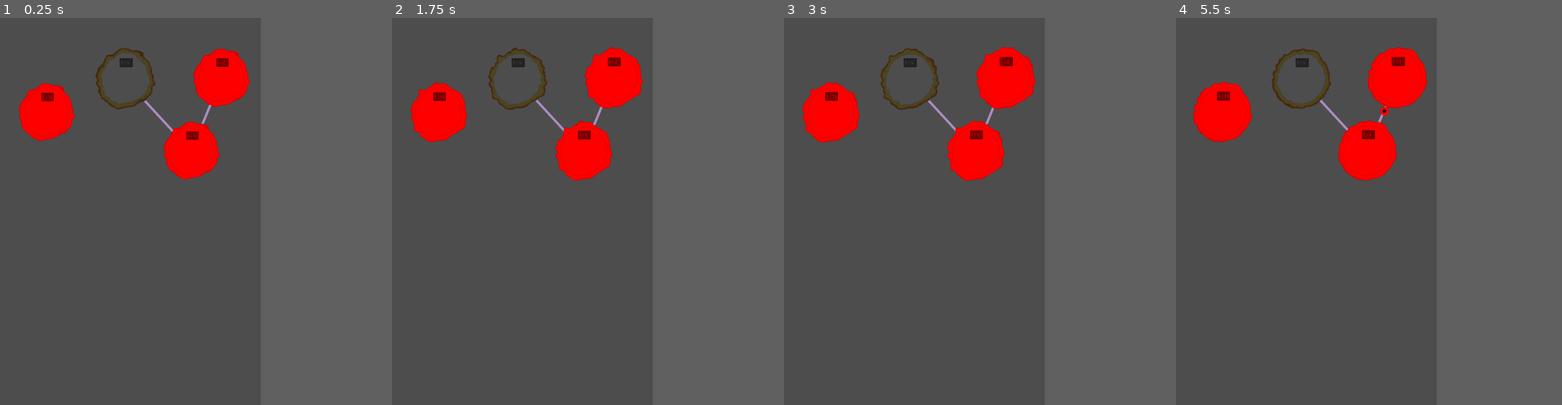
Above: before the commit, frames 1-4 (left to right).
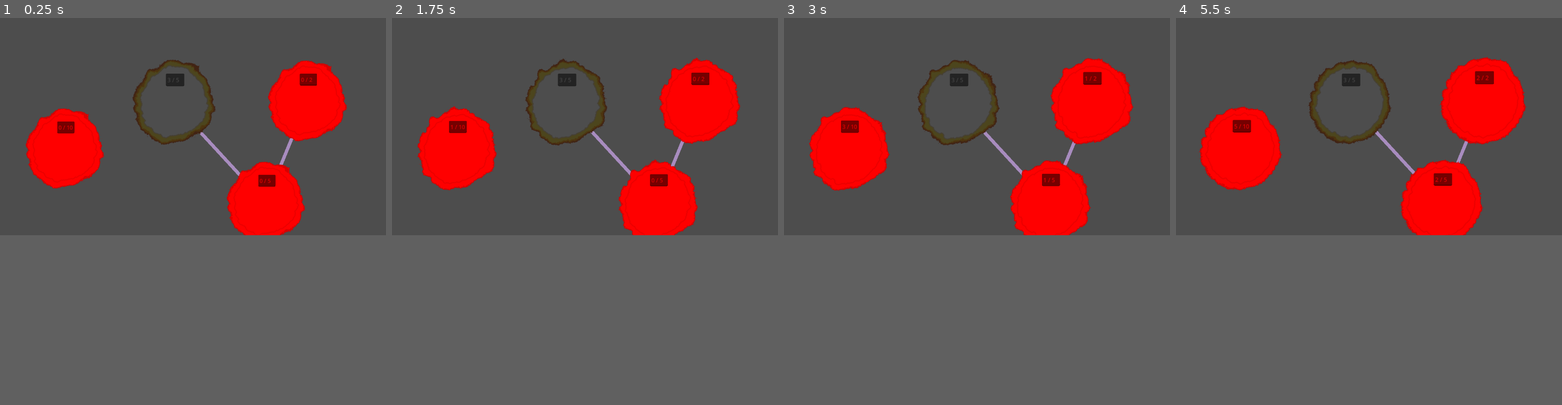
Above: after the commit, the same moments.

Repository: Schoenbm/SpiceWarProject
Game: Godot game, scene res://Scenes/three_cells.tscn
Two runs of this game, one before a commit and one after it. Both use one fixed random seed, a clock stepped at 60 frames per second and the inputs below.
Inputs:
- Up to frame 1 (0.25 s): no input
- Up to frame 2 (1.75 s): no input
- Up to frame 3 (3 s): no input
- Up to frame 4 (5.5 s): no input
In our replay, the window is 540x800 before the commit and 799x449 after it. These sizes can differ from the game's own. Grey fills any space a smaller window leaves; there, only what the larger window draws over its background counts as a difference.

The runs differ from the first frame. In frame 1, 15% of the frame differs, in the area x 4-90%, y 7-57%; in frame 2, 15%; in frame 3, 16%; in frame 4, 16%, in the area x 4-91%, y 7-57%.

Commit message:
alliance

Diff:
--- a/Scripts/PlanetType.gd
+++ b/Scripts/PlanetType.gd
@@ -15,7 +15,20 @@
 	Alliance.YELLOW: Color(1, 1, 0),  # Jaune
 	Alliance.NEUTRAL: Color(0.3, 0.3, 0.3)  # Neutral
 }
+
+static var alliances_string = {
+	Alliance.RED: "red",    # Rouge
+	Alliance.BLUE: "blue",   # Bleu
+	Alliance.GREEN: "green",  # Vert
+	Alliance.YELLOW: "yellow",  # Jaune
+	Alliance.NEUTRAL: "neutral"  # Neutral
+}
 static func get_alliance_color(alliance) -> Color:
 	if alliance in alliances_colors:
 		return alliances_colors[alliance]
 	return Color(1, 1, 1)
+
+static func get_alliance_name(alliance) -> String:
+	if alliance in alliances_colors:
+		return alliances_string[alliance]
+	return "Unknown"
--- a/Scripts/planet.gd
+++ b/Scripts/planet.gd
@@ -40,7 +40,7 @@
 	pass
 
 func produce_ships(delta: float) -> void:
-	if(number_of_ships < max_ships) :
+	if(number_of_ships <= max_ships) :
 		current_ship_production += delta * ship_speed_production
 		if(current_ship_production >= 1):
 			number_of_ships += 1
--- a/Scripts/road.gd
+++ b/Scripts/road.gd
@@ -4,7 +4,8 @@
 
 class_name Road
 @export var max_capacity = 3
-var current_ships_number = 0
+var current_ships_number_alliance1 = 0
+var current_ships_number_alliance2 = 0
 
 @export var planet1 : Planet
 @export var planet2 : Planet
@@ -30,8 +31,8 @@
 	pass # Replace with function body.
 
 func send_ship(sender : Planet) -> void:
-	if(current_ships_number < max_capacity):
-		current_ships_number += 1
+	if(check_road_full_by_alliance(sender.alliance)):
+		incr_ships_number_by_alliance(sender.alliance)
 		sender.number_of_ships -= 1
 		var destination : Planet
 		if(sender == planet1):
@@ -39,8 +40,32 @@
 		else:
 			destination = planet1
 		var new_ship = Ship.create_ship(destination,sender)
-		new_ship.name = "ship" + str(current_ships_number)
+		new_ship.name = "ship" + PlanetType.get_alliance_name(sender.alliance) + str(get_current_ships_number_by_alliance(sender.alliance)) #TODO EURK
 		add_child(new_ship)
 
-func remove_ship() :
-	current_ships_number -= 1
+
+#TODO IMRPOVE ?
+func remove_ship_by_alliance(alliance: PlanetType.Alliance) -> void:
+	if(alliance == planet1.alliance):
+		current_ships_number_alliance1 -= 1
+	else:
+		current_ships_number_alliance2 -= 1
+
+
+func incr_ships_number_by_alliance(alliance: PlanetType.Alliance) -> void:
+	if(alliance == planet1.alliance):
+		current_ships_number_alliance1 += 1
+	else:
+		current_ships_number_alliance2 += 1
+
+func check_road_full_by_alliance(alliance: PlanetType.Alliance) -> bool:
+	if(alliance == planet1.alliance):
+		return current_ships_number_alliance1 <= max_capacity
+	else:
+		return current_ships_number_alliance2 <= max_capacity
+
+func get_current_ships_number_by_alliance(alliance: PlanetType.Alliance) -> int:
+	if(alliance == planet1.alliance):
+		return current_ships_number_alliance1
+	else:
+		return current_ships_number_alliance2
--- a/Scripts/ship.gd
+++ b/Scripts/ship.gd
@@ -44,5 +44,5 @@
 		destroy()
 
 func destroy() -> void :
-		get_parent().remove_ship()
+		get_parent().remove_ship_by_alliance(alliance)
 		queue_free()
--- a/project.godot
+++ b/project.godot
@@ -10,12 +10,7 @@
 
 [application]
 
-config/name="SpiceWarProject"
+config/name="SpiceWar"
 run/main_scene="res://Scenes/three_cells.tscn"
-config/features=PackedStringArray("4.3", "Forward Plus")
+config/features=PackedStringArray("4.3", "Mobile")
 config/icon="res://icon.svg"
-
-[display]
-
-window/size/viewport_width=1080
-window/size/viewport_height=1920
Not shown, changed: icon.svg.import
Not shown, changed: .gitignore
